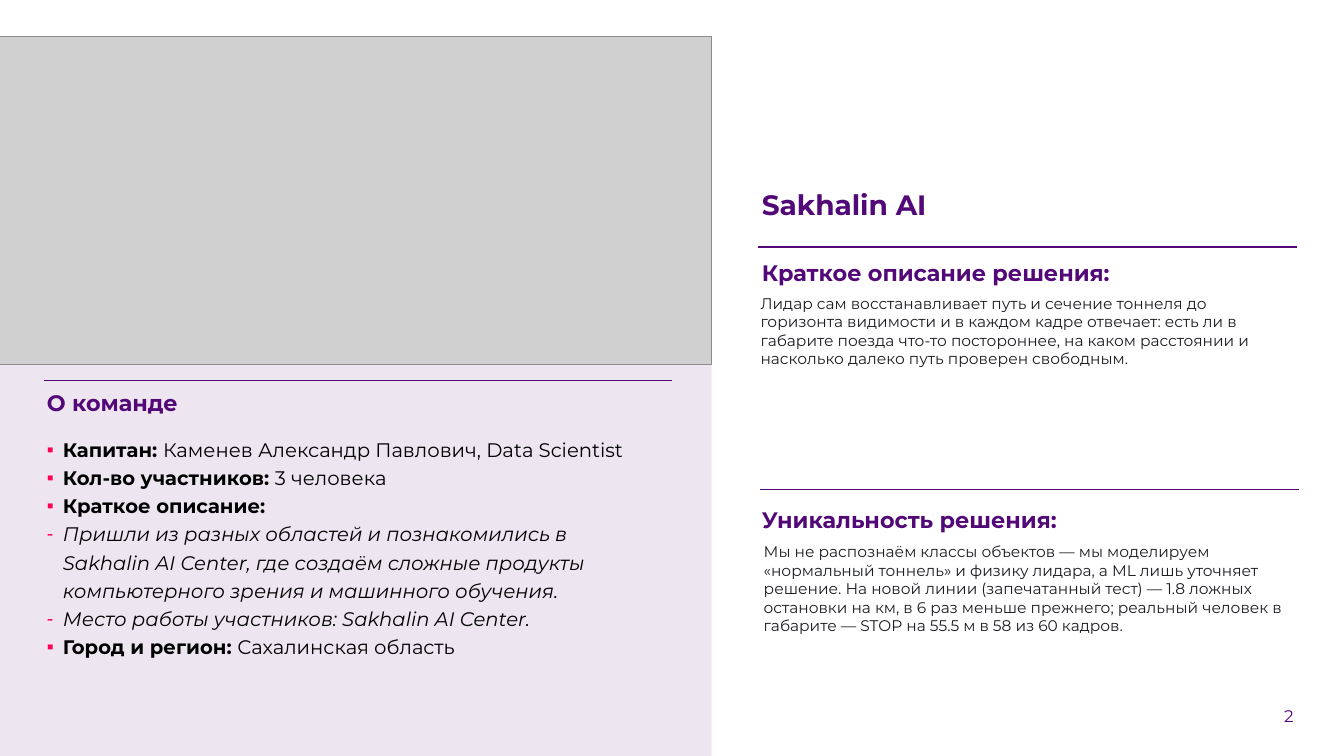
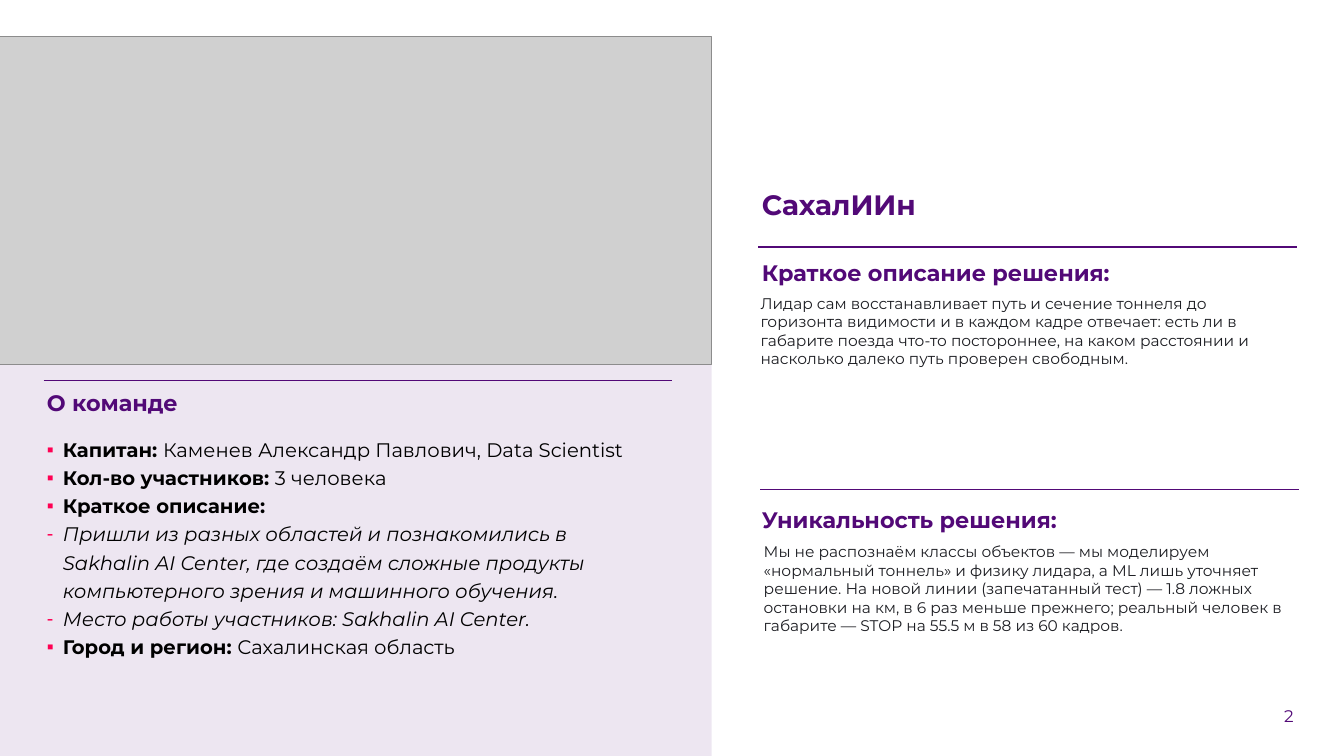
Before and after one commit to EhimenNathan/tunnelguard-lct2026, a slide deck: slide 2 of presentation/TunnelGuard_LCT2026.pptx. Drawn at 1344x756 pixels with LibreOffice and Linux fonts; fonts in the diff are those of the drawing; grey boxes stand for pictures; background and template pictures are left out. Boxes give left, top, right and bottom in pixels: in the first picture for what was removed or moved away, otherwise in the second. Text is boxed around its words. In the diff, an @@ line names an element or a change of style, - is before the commit and + after.

```diff
--- a/presentation/TunnelGuard_LCT2026.pptx
+++ b/presentation/TunnelGuard_LCT2026.pptx
@@ title at box(762, 195, 916, 216): text changed @@
-Sakhalin AI
+СахалИИн
```
Also in this commit, not shown: 1 other slide changed, 2 other files.
